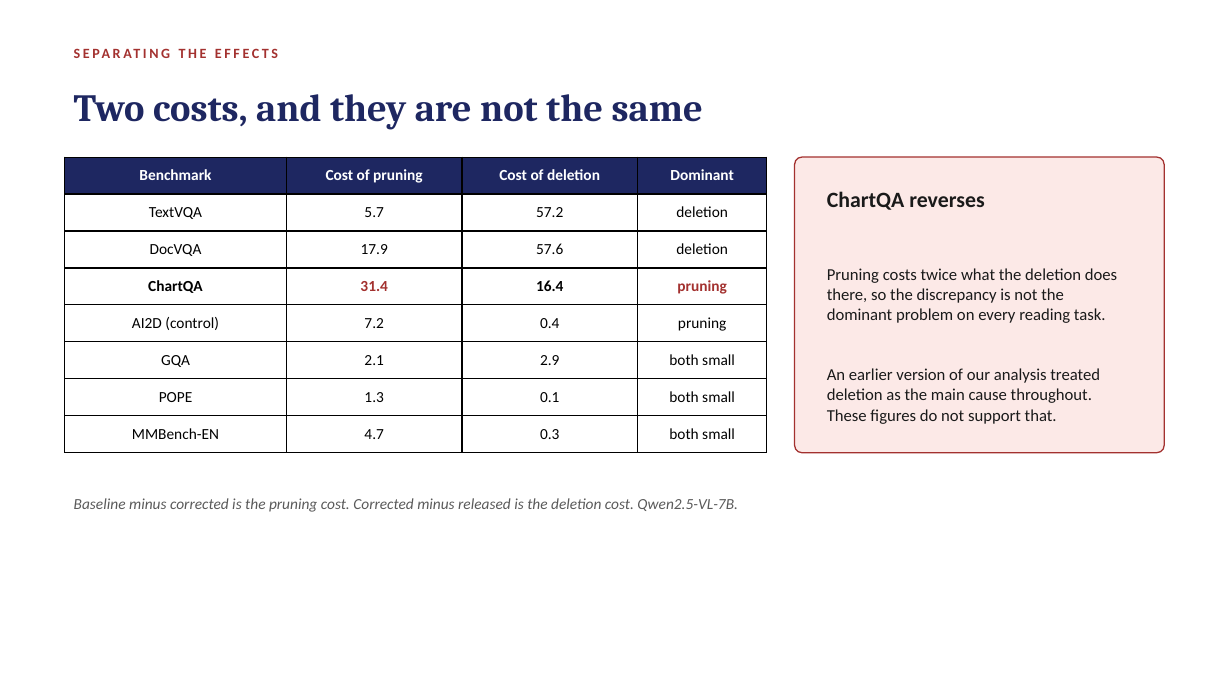
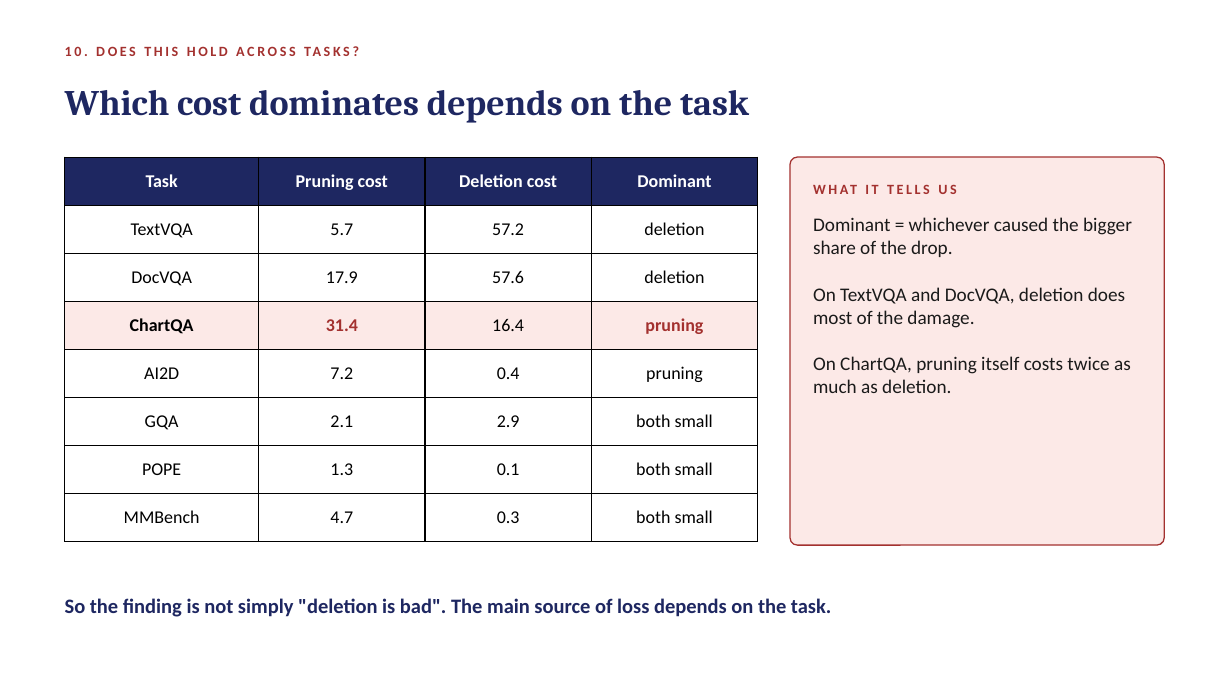
Before and after one commit to milab-iitj-dev/btp-reproduction, a slide deck: slide 12 of BTP-Reproduction/phase3-mechanism/report/BTP_Phase3_Deck.pptx (slide 8 before the commit). Drawn at 1232x693 pixels with LibreOffice and Linux fonts; fonts in the diff are those of the drawing. Boxes give left, top, right and bottom in pixels: in the first picture for what was removed or moved away, otherwise in the second. Text is boxed around its words. In the diff, an @@ line names an element or a change of style, - is before the commit and + after.

```diff
--- a/BTP-Reproduction/phase3-mechanism/report/BTP_Phase3_Deck.pptx
+++ b/BTP-Reproduction/phase3-mechanism/report/BTP_Phase3_Deck.pptx
@@ text added at (x1=65, y1=90, x2=749, y2=123), 28 pt, text #1E2761, bold @@
+Which cost dominates depends on the task
@@ text removed at (x1=74, y1=94, x2=703, y2=130) @@
-Two costs, and they are not the same
@@ text removed at (x1=546, y1=94, x2=603, y2=122) @@
-SEPARATING THE EFFECTS
@@ table at (x1=65, y1=157, x2=758, y2=527) @@
-row 1: Benchmark | Cost of pruning | Cost of deletion | Dominant
+row 1: Task | Pruning cost | Deletion cost | Dominant
-row 5, column 1: AI2D (control)
+row 5, column 1: AI2D
-row 8, column 1: MMBench-EN
+row 8, column 1: MMBench
@@ fill none to #FCE9E7 in row 4 @@
@@ size 12 to 14 pt in "Dominant", "TextVQA", "5.7", "57.2" and 23 more places @@
@@ bold off in "16.4" @@
@@ table resized from (x1=65, y1=157, x2=767, y2=443) to (x1=65, y1=157, x2=758, y2=527) @@
@@ rounded rectangle resized from (x1=795, y1=157, x2=1165, y2=453) to (x1=790, y1=157, x2=1165, y2=545) @@
@@ rounded rectangle at (x1=790, y1=157, x2=1165, y2=545): proportions changed @@
@@ text added at (x1=813, y1=176, x2=1232, y2=201), 11 pt, text #A3312F, bold @@
+WHAT IT TELLS US
@@ text removed at (x1=827, y1=191, x2=1117, y2=424) @@
-ChartQA reverses
-Pruning costs twice what the deletion does there, so the discrepancy is not the dominant problem on every reading task.
-An earlier version of our analysis treated deletion as the main cause throughout. These figures do not support that.
@@ text added at (x1=813, y1=217, x2=1132, y2=393), 15 pt, text #1A1A1A @@
+Dominant = whichever caused the bigger share of the drop.
+On TextVQA and DocVQA, deletion does most of the damage.
+On ChartQA, pruning itself costs twice as much as deletion.
@@ text added at (x1=1088, y1=287, x2=1125, y2=301), 11 pt, text #A3312F, bold @@
+10. DOES THIS HOLD ACROSS TASKS?
@@ text removed at (x1=74, y1=498, x2=738, y2=512) @@
-Baseline minus corrected is the pruning cost. Corrected minus released is the deletion cost. Qwen2.5-VL-7B.
@@ text added at (x1=65, y1=598, x2=831, y2=617), 16 pt, text #1E2761, bold @@
+So the finding is not simply "deletion is bad". The main source of loss depends on the task.
```
Also in this commit, not shown: 1 other slide changed, 13 slides added, 9 slides removed, 2 other files.
